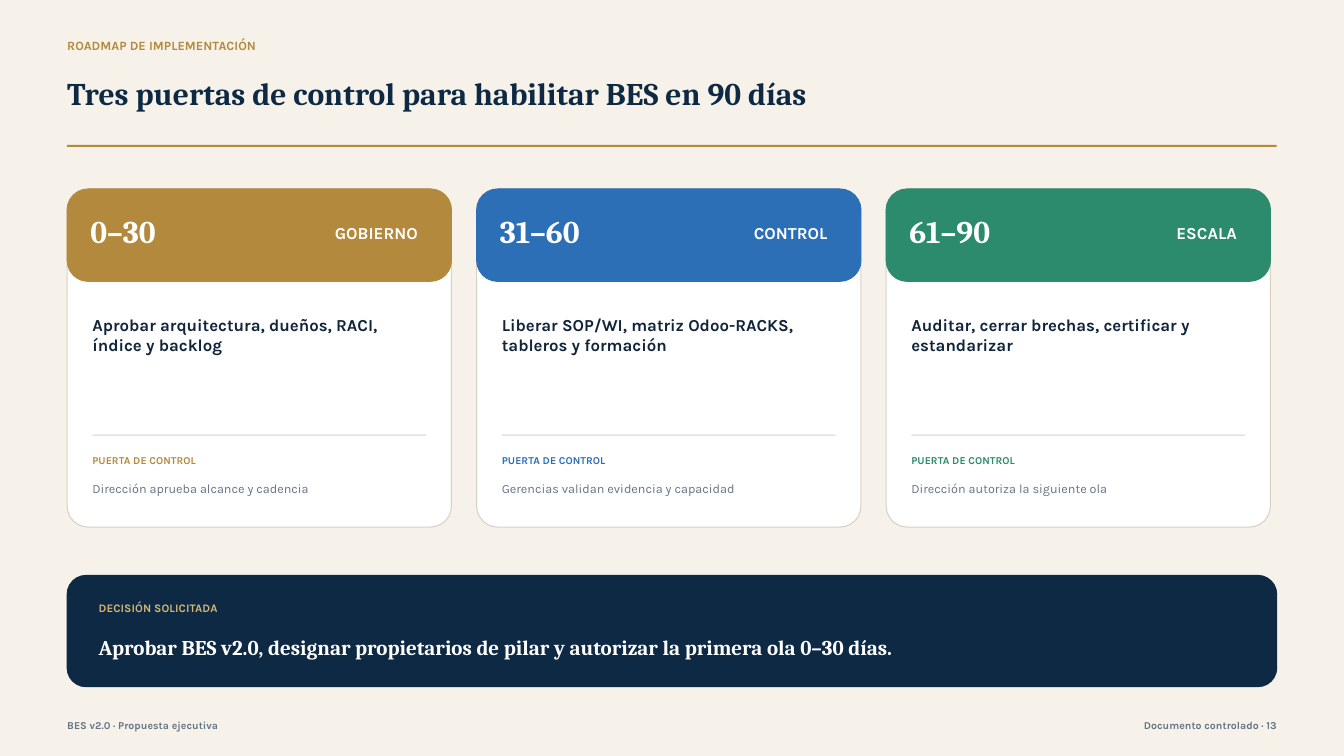
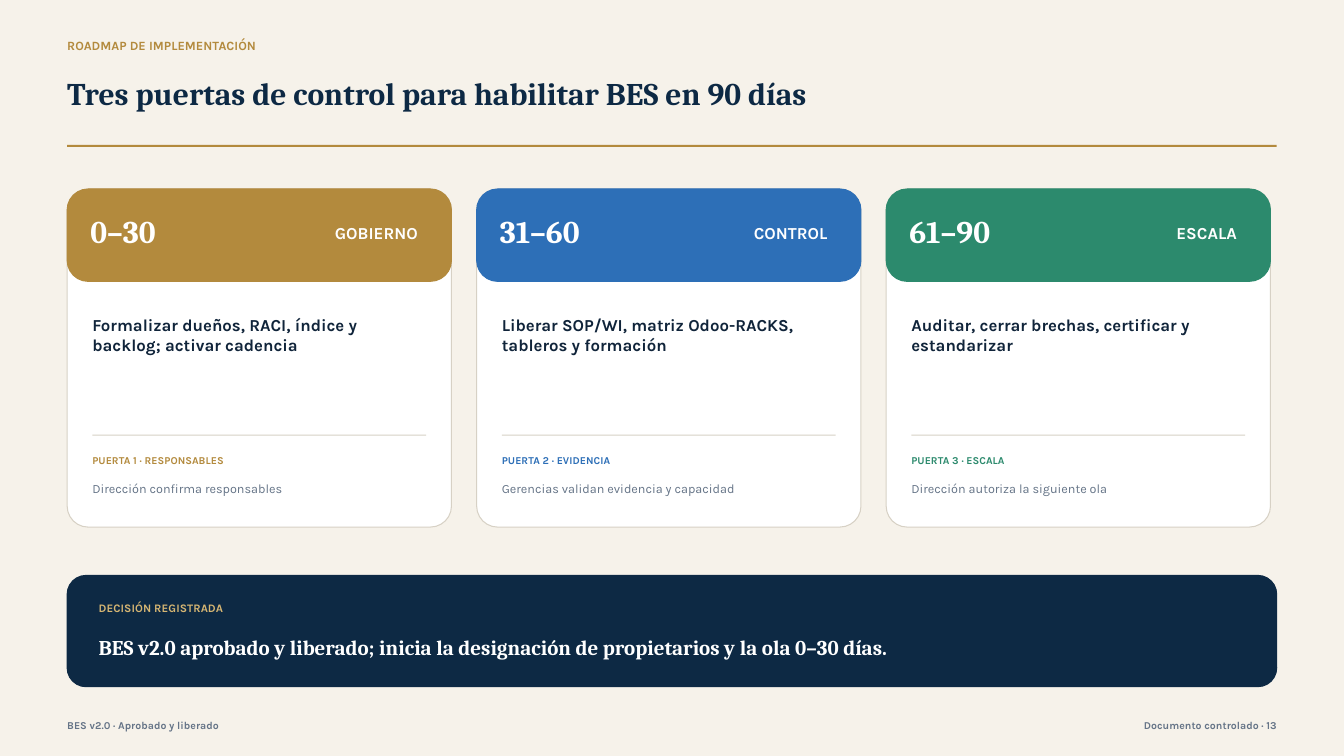
Before and after one commit to bl-blos-enterprise-system/bl-blos-enterprise-system.github.io, a slide deck: slide 13 of documents/BES-13-PPT-001-v2.0_Presentacion_Ejecutiva_Expansion_BES.pptx. Drawn at 1344x756 pixels with LibreOffice and Linux fonts; fonts in the diff are those of the drawing. Boxes give left, top, right and bottom in pixels: in the first picture for what was removed or moved away, otherwise in the second. Text is boxed around its words. In the diff, an @@ line names an element or a change of style, - is before the commit and + after.

```diff
--- a/documents/BES-13-PPT-001-v2.0_Presentacion_Ejecutiva_Expansion_BES.pptx
+++ b/documents/BES-13-PPT-001-v2.0_Presentacion_Ejecutiva_Expansion_BES.pptx
@@ text at [92, 318, 357, 356]: text changed @@
-Aprobar arquitectura, dueños, RACI, índice y backlog
+Formalizar dueños, RACI, índice y backlog; activar cadencia
@@ text at [92, 457, 224, 464]: text changed @@
-PUERTA DE CONTROL
+PUERTA 1 · RESPONSABLES
@@ text at [502, 457, 610, 464]: text changed @@
-PUERTA DE CONTROL
+PUERTA 2 · EVIDENCIA
@@ text at [911, 457, 1004, 464]: text changed @@
-PUERTA DE CONTROL
+PUERTA 3 · ESCALA
@@ text at [92, 483, 282, 496]: text changed @@
-Dirección aprueba alcance y cadencia
+Dirección confirma responsables
@@ text at [99, 601, 223, 612]: text changed @@
-DECISIÓN SOLICITADA
+DECISIÓN REGISTRADA
@@ text at [99, 640, 887, 660]: text changed @@
-Aprobar BES v2.0, designar propietarios de pilar y autorizar la primera ola 0–30 días.
+BES v2.0 aprobado y liberado; inicia la designación de propietarios y la ola 0–30 días.
@@ text at [67, 722, 219, 732]: text changed @@
-BES v2.0 · Propuesta ejecutiva
+BES v2.0 · Aprobado y liberado
```
Also in this commit, not shown: 12 other slides changed, 8 other files.
